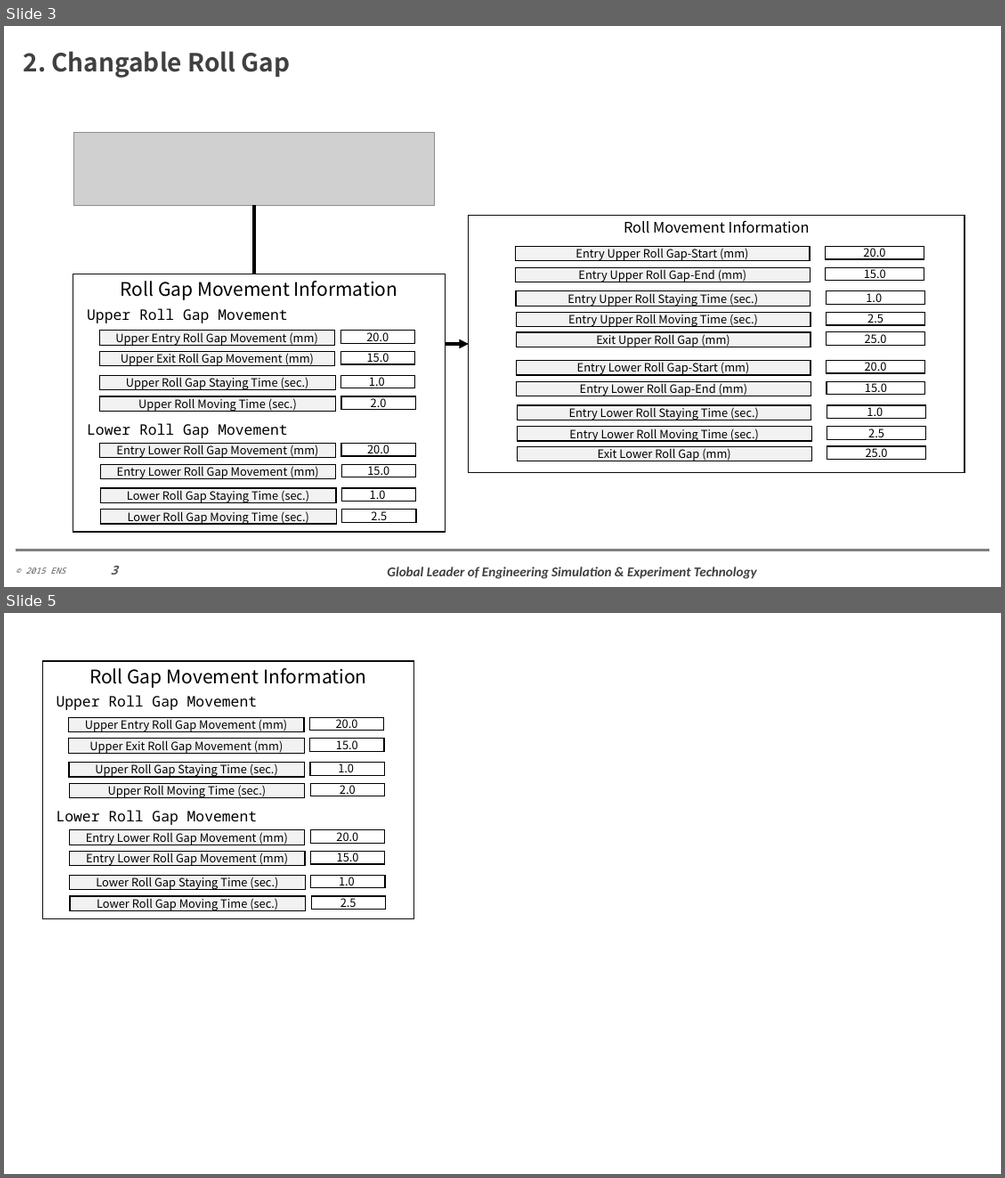
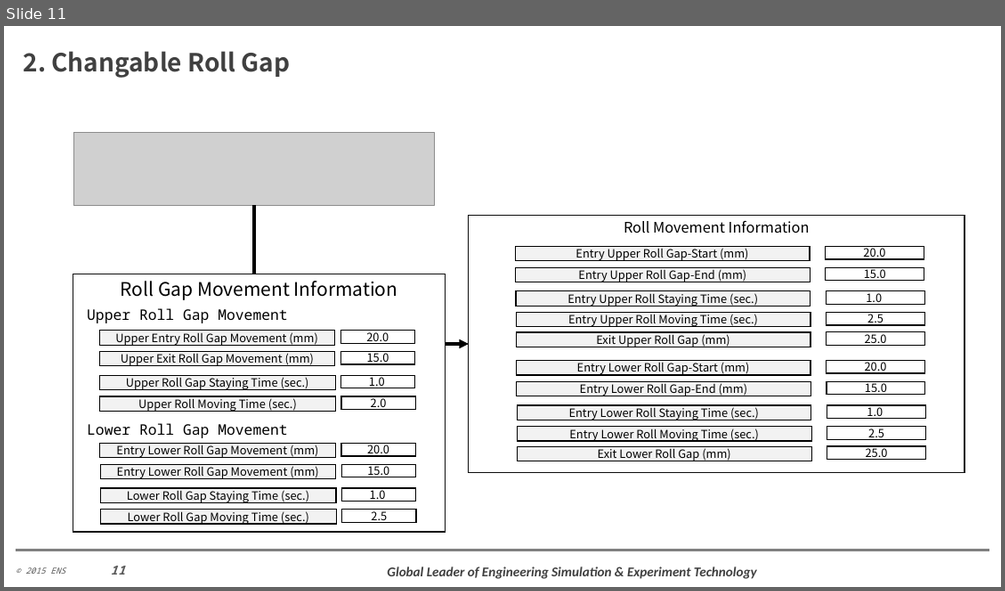
Before and after one commit to JongseoLee/2016, a slide deck: com.js.ens.leveller/ver3UI업데이트.pptx. Shown one above the other, each under a label of ours: slides 3 and 5 before the commit, slide 11 after it; the slides between them are not shown. The pictures are 1005x1178 and 1005x591 pixels, drawn with LibreOffice and Linux fonts; fonts in the diff are those of the drawing; grey boxes stand for pictures; background and template pictures are left out. Boxes give left, top, right and bottom in pixels: in the first picture for what was removed or moved away, otherwise in the second. Text is boxed around its words. In the diff, an @@ line names an element or a change of style, - is before the commit and + after.

```diff
--- a/com.js.ens.leveller/ver3UI업데이트.pptx
+++ b/com.js.ens.leveller/ver3UI업데이트.pptx
@@ slide 5 removed at (4,613,1001,1174), background #FFFFFF @@
@@ group removed at (42,661,413,918): 17 rectangles, 2 texts @@
-Roll Gap Movement Information
-Upper Entry Roll Gap Movement (mm)
-20.0
-Upper Exit Roll Gap Movement (mm)
-15.0
-Upper Roll Gap Staying Time (sec.)
-1.0
-Upper Roll Moving Time (sec.)
-2.0
-Entry Lower Roll Gap Movement (mm)
-20.0
-Entry Lower Roll Gap Movement (mm)
-15.0
-Lower Roll Gap Staying Time (sec.)
-1.0
-Lower Roll Gap Moving Time (sec.)
-2.5
-Upper Roll Gap Movement
-Lower Roll Gap Movement
@@ what was slide 3 is now slide 11 @@
@@ page number at (110,565,125,574): text changed @@
-3
+11
```
Also in this commit, not shown: 8 slides added, 1 other slide removed, 9 other files.
